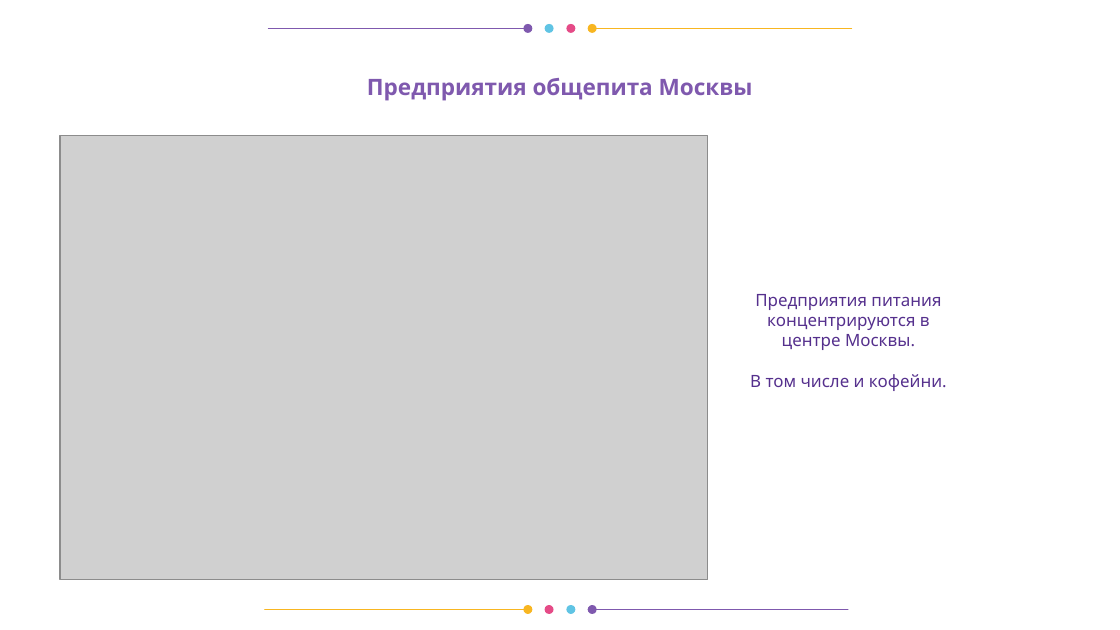
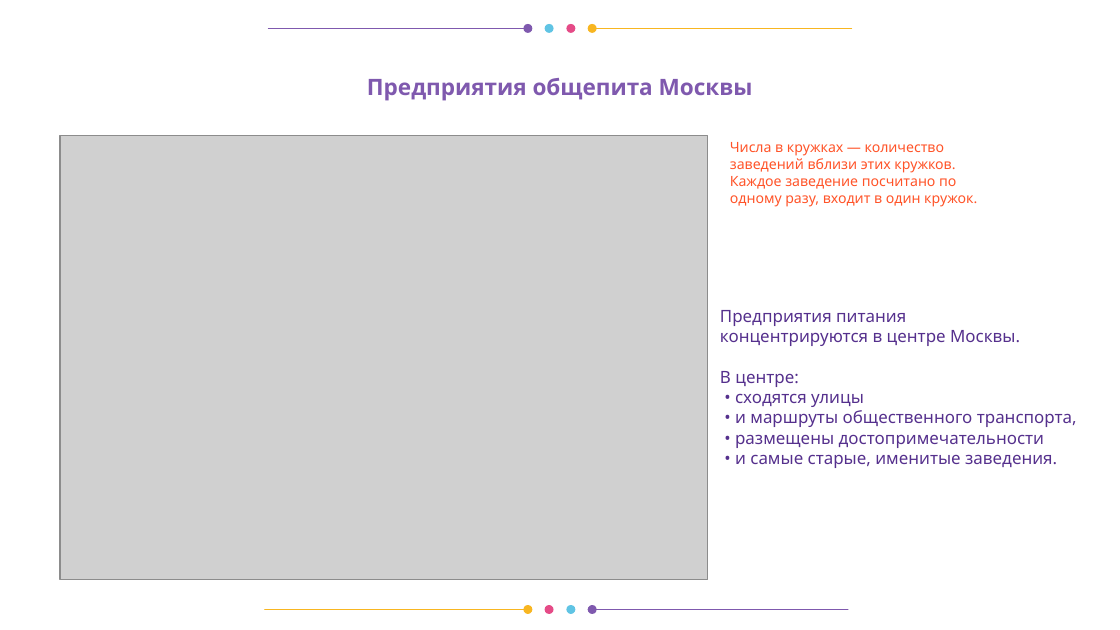
Before and after one commit to okeangel/da_portfolio, a slide deck: slide 6 of practicum/week_21_presentation_catering_in_moscow.odp (slide 8 before the commit). Drawn at 1120x630 pixels with LibreOffice and Linux fonts; fonts in the diff are those of the drawing; grey boxes stand for pictures. Boxes give left, top, right and bottom in pixels: in the first picture for what was removed or moved away, otherwise in the second. Text is boxed around its words. In the diff, an @@ line names an element or a change of style, - is before the commit and + after.

```diff
--- a/practicum/week_21_presentation_catering_in_moscow.odp
+++ b/practicum/week_21_presentation_catering_in_moscow.odp
@@ text added at (x1=730, y1=142, x2=977, y2=207), 10 pt, text #FF5429 @@
+Числа в кружках — количество заведений вблизи этих кружков.
+Каждое заведение посчитано по одному разу, входит в один кружок.
@@ title at (x1=720, y1=310, x2=1077, y2=468): text changed @@
-Предприятия питания концентрируются в центре Москвы.
-В том числе и кофейни.
+Предприятия питания
+концентрируются в центре Москвы.
+В центре:
+• сходятся улицы
+• и маршруты общественного транспорта,
+• размещены достопримечательности
+• и самые старые, именитые заведения.
```
Also in this commit, not shown: 8 other slides changed, 4 slides added, 3 slides removed, 1 other file.
